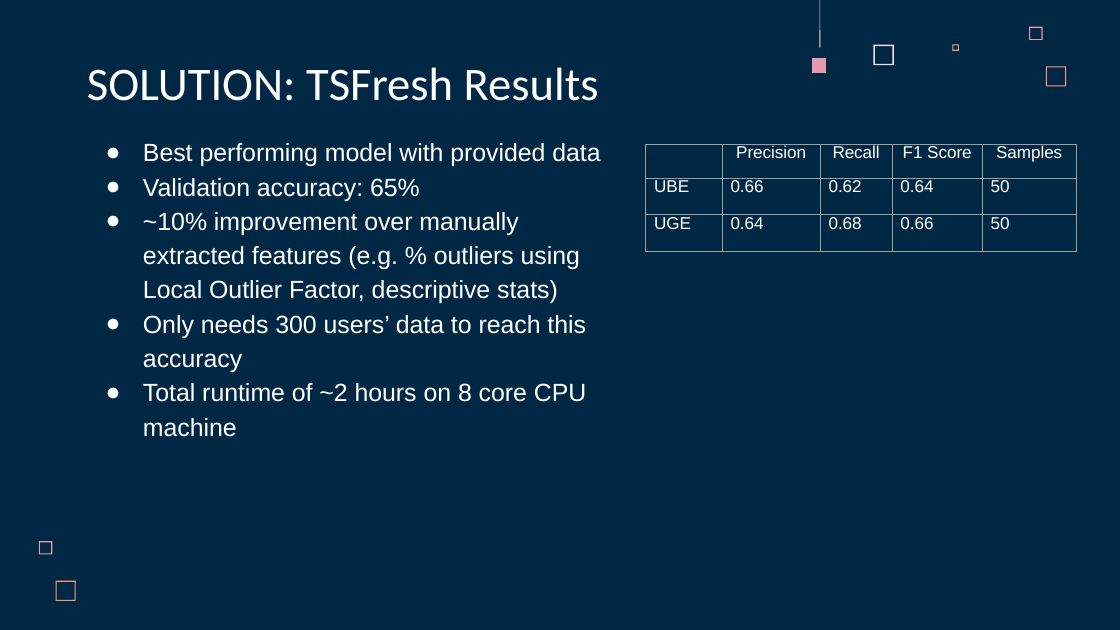
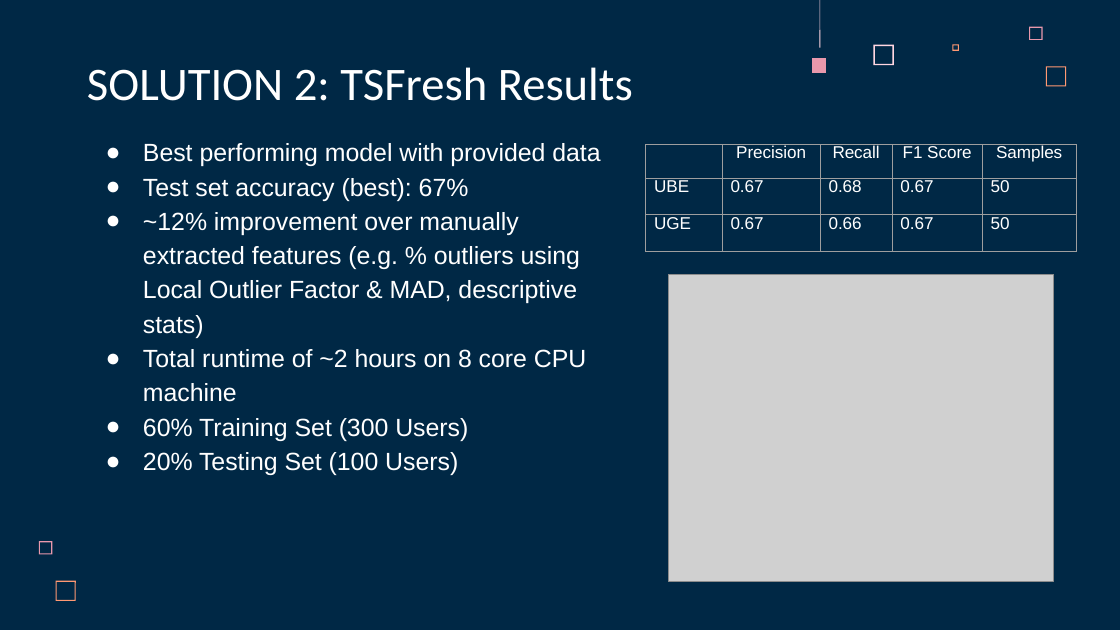
Before and after one commit to ITU-AI-ML-in-5G-Challenge/ML5G-PS-012-Xdding, a slide deck: slide 15 of ML5G-PS-012-Xdding-Presentation.pptx (slide 14 before the commit). Drawn at 1120x630 pixels with LibreOffice and Linux fonts; fonts in the diff are those of the drawing; grey boxes stand for pictures. Boxes give left, top, right and bottom in pixels: in the first picture for what was removed or moved away, otherwise in the second. Text is boxed around its words. In the diff, an @@ line names an element or a change of style, - is before the commit and + after.

```diff
--- a/ML5G-PS-012-Xdding-Presentation.pptx
+++ b/ML5G-PS-012-Xdding-Presentation.pptx
@@ title at box(87, 67, 633, 101): text changed @@
-SOLUTION: TSFresh Results
+SOLUTION 2: TSFresh Results
@@ table at box(646, 144, 1077, 251) @@
-row 2: UBE | 0.66 | 0.62 | 0.64 | 50
+row 2: UBE | 0.67 | 0.68 | 0.67 | 50
-row 3: UGE | 0.64 | 0.68 | 0.66 | 50
+row 3: UGE | 0.67 | 0.66 | 0.67 | 50
@@ text at box(143, 178, 580, 338): text changed @@
-● Validation accuracy: 65%
-● ~10% improvement over manually extracted features (e.g. % outliers using Local Outlier Factor, descriptive stats)
-● Only needs 300 users’ data to reach this accuracy
+● Test set accuracy (best): 67%
+● ~12% improvement over manually extracted features (e.g. % outliers using Local Outlier Factor & MAD, descriptive stats)
@@ picture added at box(669, 274, 1054, 581) @@
@@ text at box(143, 418, 468, 475): paragraphs added @@
+● 60% Training Set (300 Users)
+● 20% Testing Set (100 Users)
```
Also in this commit, not shown: 11 other slides changed, 3 slides added, 2 slides removed, 1 other file.
